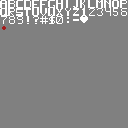
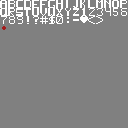
Two versions of the same layered image (128 × 128). Layer-by-layer changes:
painted on "text" over [88, 16, 103, 24]
